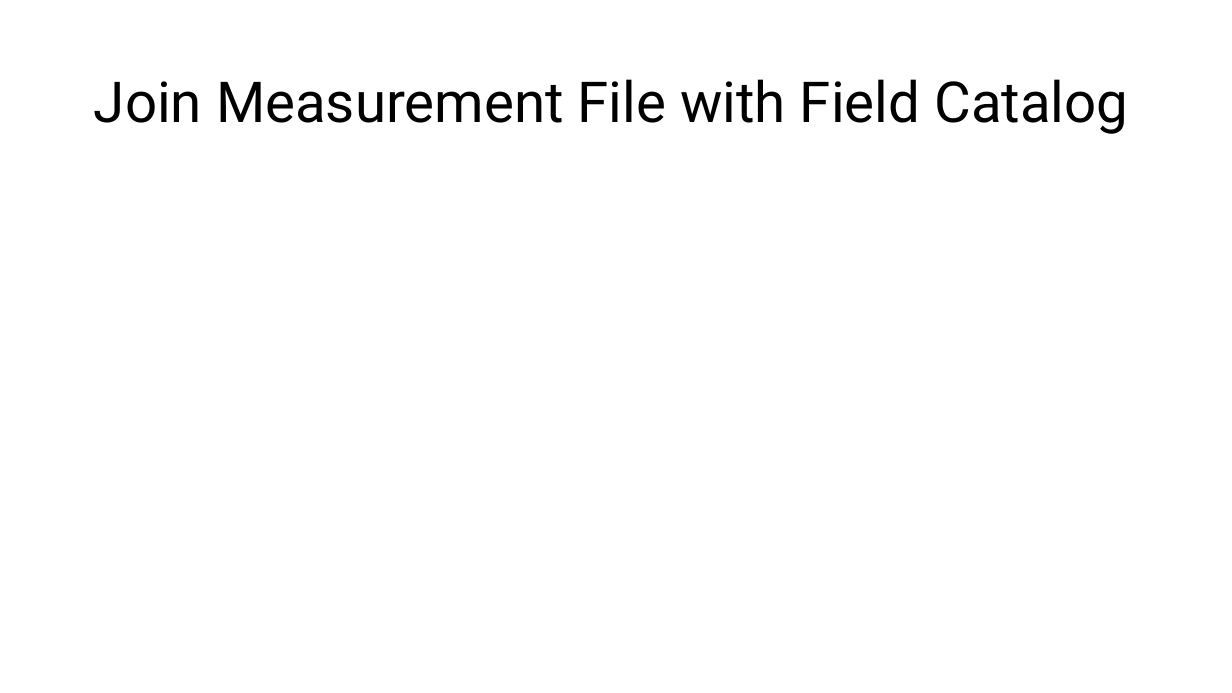
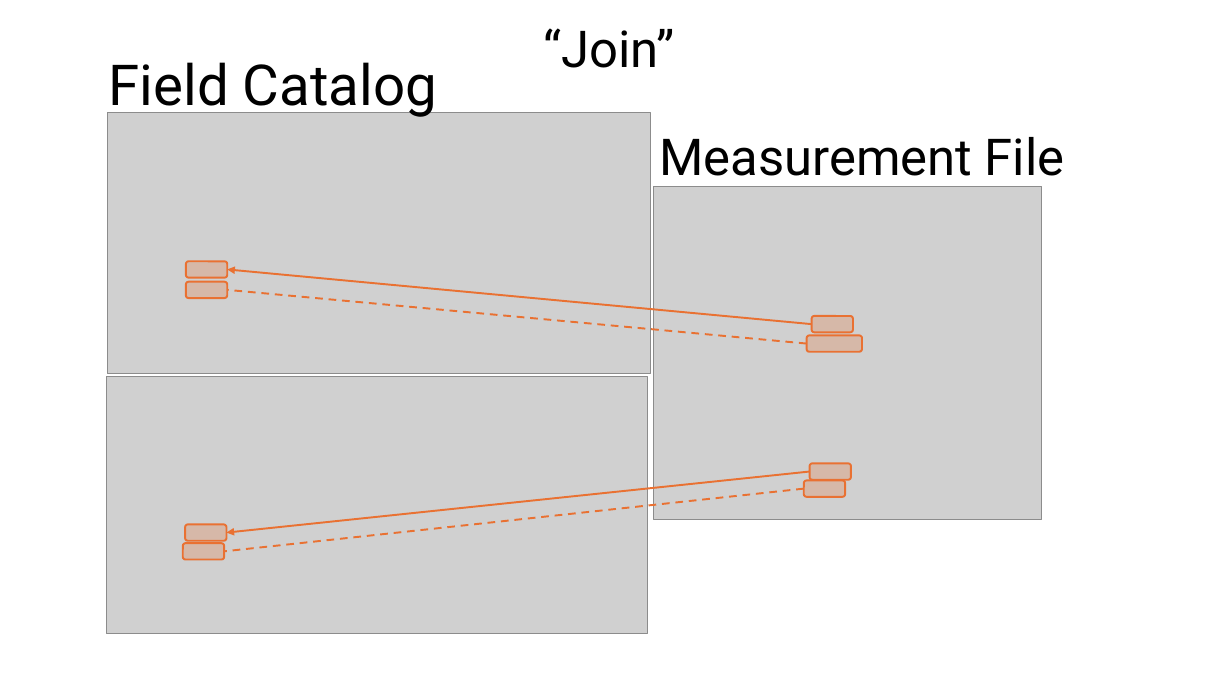
Before and after one commit to manulykebe/mockup-studio, a slide deck: slide 13 of Zontal/Zontal-ELN Signals Integration.pptx. Drawn at 1232x693 pixels with LibreOffice and Linux fonts; fonts in the diff are those of the drawing; grey boxes stand for pictures. Boxes give left, top, right and bottom in pixels: in the first picture for what was removed or moved away, otherwise in the second. Text is boxed around its words. In the diff, an @@ line names an element or a change of style, - is before the commit and + after.

```diff
--- a/Zontal/Zontal-ELN Signals Integration.pptx
+++ b/Zontal/Zontal-ELN Signals Integration.pptx
@@ text added at <box>543,28,674,68</box>, 39.6 pt, text #000000 @@
+“Join”
@@ text added at <box>109,62,437,118</box>, 44 pt, text #000000 @@
+Field Catalog
@@ picture added at <box>107,113,651,373</box> @@
@@ title at <box>659,137,1065,188</box>: text changed; size 44 to 39.6 pt @@
-Join Measurement File with Field Catalog
+Measurement File
@@ picture added at <box>653,186,1043,518</box> @@
@@ rounded rectangle added at <box>186,262,227,278</box>, fill #E97132 at 25% opacity, outline #E97132 1.5 pt @@
@@ rounded rectangle added at <box>186,282,227,299</box>, fill #E97132 at 25% opacity, outline #E97132 1.5 pt @@
@@ arrow added from (811, 324) to (227, 270), #E97132 1.5 pt @@
@@ line added from (807, 344) to (227, 290), #E97132 1.5 pt dashed @@
@@ rounded rectangle added at <box>811,316,853,333</box>, fill #E97132 at 25% opacity, outline #E97132 1.5 pt @@
@@ rounded rectangle added at <box>807,335,862,352</box>, fill #E97132 at 25% opacity, outline #E97132 1.5 pt @@
@@ picture added at <box>106,377,647,634</box> @@
@@ arrow added from (810, 471) to (226, 532), #E97132 1.5 pt @@
@@ rounded rectangle added at <box>810,464,851,481</box>, fill #E97132 at 25% opacity, outline #E97132 1.5 pt @@
@@ line added from (804, 489) to (225, 552), #E97132 1.5 pt dashed @@
@@ rounded rectangle added at <box>804,481,846,497</box>, fill #E97132 at 25% opacity, outline #E97132 1.5 pt @@
@@ rounded rectangle added at <box>185,525,226,542</box>, fill #E97132 at 25% opacity, outline #E97132 1.5 pt @@
@@ rounded rectangle added at <box>183,543,225,560</box>, fill #E97132 at 25% opacity, outline #E97132 1.5 pt @@
```
Also in this commit, not shown: 1 slide added, 2 other files.
